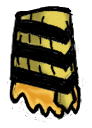
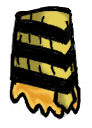
Two versions of the same layered image (92×128). Layer-by-layer changes:
painted on "swap_body-3.png copy" over [7, 10, 86, 122]
painted on "Layer" over [13, 10, 80, 110]
